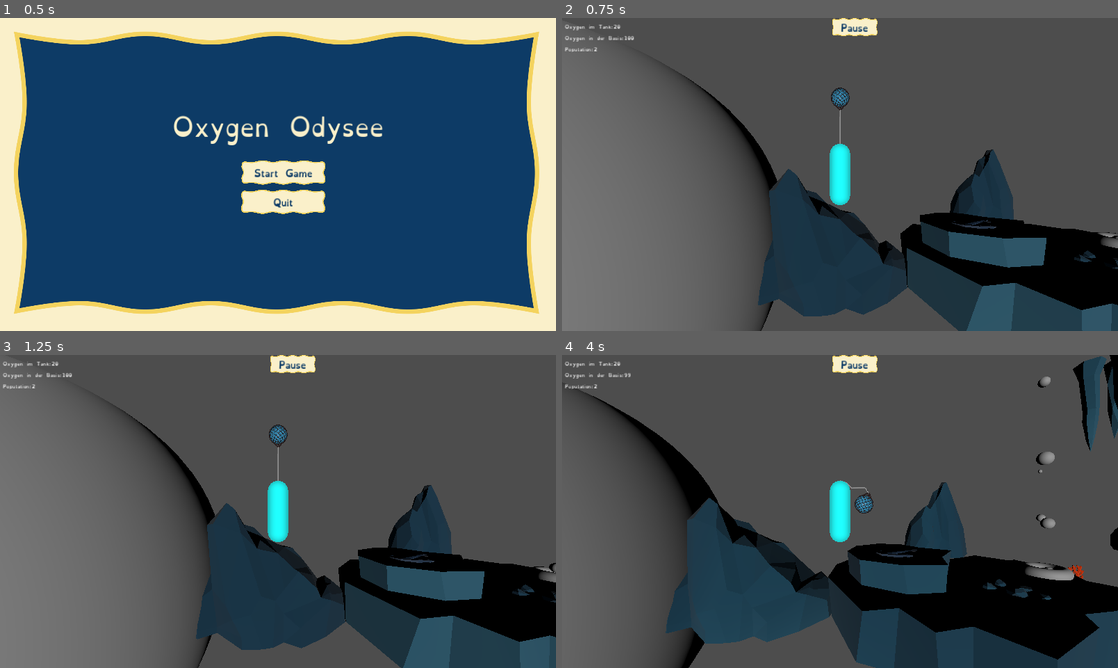
Above: before the commit, frames 1-4 (two rows, left to right).
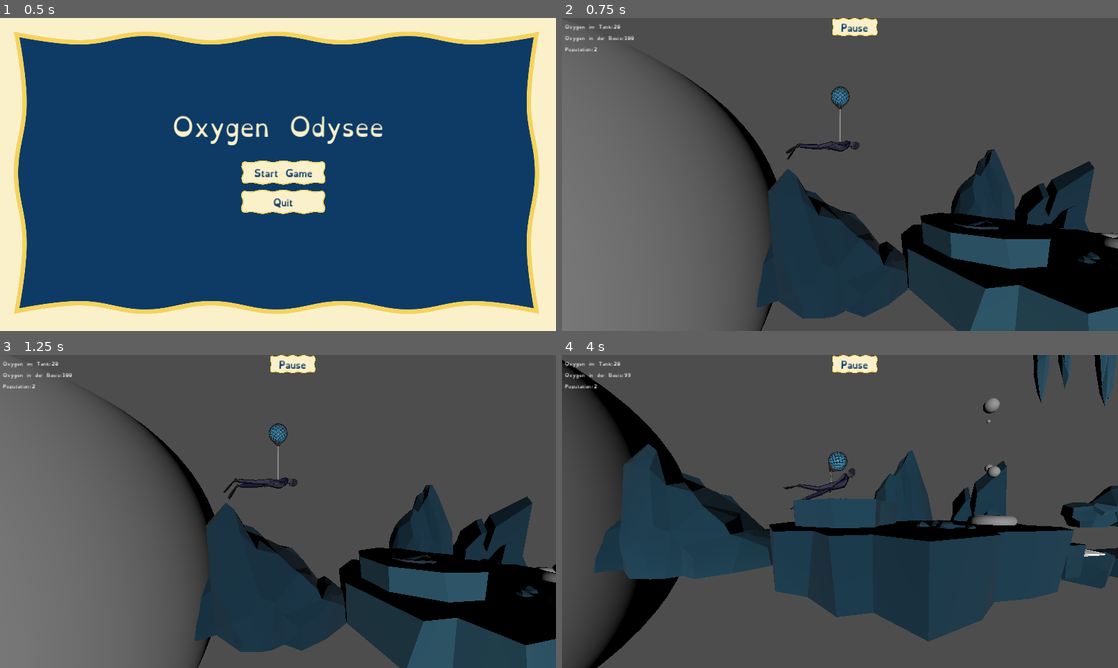
Above: after the commit, the same moments.

Repository: bastifpv/GGJ25
Game: Godot game, scene res://scenes/menu.tscn
Two runs of this game, one before a commit and one after it. Both use one fixed random seed, a clock stepped at 60 frames per second and the inputs below.
Inputs:
- Up to frame 1 (0.5 s): no input
- Up to frame 2 (0.75 s): click "Start Game" at 0.5 s
- Up to frame 3 (1.25 s): no input
- Up to frame 4 (4 s): hold D (right) 1.28-2.03 s; hold S (down) 2.03-2.78 s; hold D (right) 2.78-3.53 s; hold W (up) from 3.53 s (still down)

Frame 1 is identical in both runs. In frame 2, 4.6% of the frame differs, in the area x 19-100%, y 15-100%; in frame 3, 4.5%; in frame 4, 49%, in the area x 0-100%, y 0-100%.

Commit message:
Holy diver 🤿, you've been doen to long in the midnight sea

Diff:
--- a/scenes/diver.tscn
+++ b/scenes/diver.tscn
@@ -4,40 +4,50 @@
 
 [node name="diver" instance=ExtResource("1_1wqy3")]
 
+[node name="metarig" parent="." index="0"]
+transform = Transform3D(-4.37114e-08, 1, -4.37114e-08, 0, -4.37114e-08, -1, -1, -4.37114e-08, 1.91069e-15, -1.24014, 0, 0)
+
 [node name="Skeleton3D" parent="metarig" index="0"]
 bones/0/rotation = Quaternion(0.12582, 1.18262e-07, 1.49989e-08, 0.992053)
 bones/1/rotation = Quaternion(-0.157515, -3.0355e-14, -3.75546e-08, 0.987517)
-bones/2/rotation = Quaternion(0.00208057, 1.12828e-14, 4.96051e-10, 0.999998)
-bones/3/rotation = Quaternion(-0.0734318, -2.37775e-07, -1.78117e-15, 0.9973)
+bones/2/rotation = Quaternion(0.00208057, 1.19482e-14, 4.96051e-10, 0.999998)
+bones/3/rotation = Quaternion(-0.0734318, -2.37775e-07, -1.46567e-15, 0.9973)
 bones/4/rotation = Quaternion(0.4008, 3.27646e-07, 4.7779e-08, 0.916166)
-bones/5/rotation = Quaternion(-0.088111, 1.45673e-13, -4.20146e-08, 0.996111)
+bones/5/rotation = Quaternion(-0.088111, 1.41607e-13, -4.20146e-08, 0.996111)
 bones/6/rotation = Quaternion(-0.184884, -3.51463e-07, -2.20399e-08, 0.98276)
 bones/7/scale = Vector3(1, 1, 1)
-bones/8/rotation = Quaternion(0.182981, 0.713015, -0.253867, 0.627438)
+bones/8/rotation = Quaternion(0.052961, 0.746232, -0.612322, 0.255724)
 bones/8/scale = Vector3(1, 1, 1)
-bones/9/rotation = Quaternion(-0.000363642, -0.0733345, 0.00349236, 0.997301)
-bones/10/rotation = Quaternion(0.114296, 0.00815477, 0.00629684, 0.993393)
+bones/9/rotation = Quaternion(0.123389, -0.0844827, -0.126246, 0.980663)
+bones/10/rotation = Quaternion(0.209126, 0.517947, -0.0722602, 0.826302)
 bones/10/scale = Vector3(1, 1, 1)
-bones/12/rotation = Quaternion(0.182981, -0.713015, 0.253867, 0.627438)
-bones/13/rotation = Quaternion(-0.000363668, 0.0733345, -0.00349236, 0.997301)
+bones/12/rotation = Quaternion(-0.0586967, -0.711095, 0.64803, 0.266375)
+bones/13/rotation = Quaternion(0.171389, 0.0709341, 0.090427, 0.978477)
 bones/13/scale = Vector3(1, 1, 1)
-bones/14/rotation = Quaternion(0.114296, -0.00815477, -0.00629685, 0.993393)
+bones/14/rotation = Quaternion(0.184896, -0.103326, 0.145817, 0.966372)
 bones/14/scale = Vector3(1, 1, 1)
 bones/15/rotation = Quaternion(1.11221e-07, 0.630317, 0.776338, -4.75876e-08)
+bones/16/rotation = Quaternion(1.11221e-07, 0.630317, 0.776338, -4.75876e-08)
 bones/17/rotation = Quaternion(-0.152455, -0.793331, -0.285504, 0.515627)
 bones/17/scale = Vector3(1, 1, 1)
 bones/18/rotation = Quaternion(-0.152455, 0.793331, 0.285504, 0.515627)
 bones/18/scale = Vector3(1, 1, 1)
-bones/19/rotation = Quaternion(0.990977, 2.59942e-09, 2.35916e-07, 0.134029)
-bones/20/rotation = Quaternion(0.0587641, 1.54145e-10, 1.6629e-08, 0.998272)
+bones/19/rotation = Quaternion(0.990496, 0.0309476, -0.00366468, 0.133964)
+bones/20/rotation = Quaternion(0.0587539, 0.00083602, 0.0185842, 0.998099)
 bones/20/scale = Vector3(1, 1, 1)
-bones/22/rotation = Quaternion(-0.0263989, 0.999301, -0.0264446, 0.000617744)
+bones/21/rotation = Quaternion(-0.233354, 0.0861875, -0.0630874, 0.966508)
+bones/22/rotation = Quaternion(-0.0263989, 0.999301, -0.0264446, 0.000617745)
 bones/22/scale = Vector3(1, 1, 1)
 bones/23/rotation = Quaternion(0.681879, 0.724204, -0.0667022, 0.0782334)
 bones/23/scale = Vector3(1, 1, 1)
-bones/25/rotation = Quaternion(0.0587641, 1.54159e-10, -1.13919e-08, 0.998272)
+bones/24/rotation = Quaternion(0.975664, -0.0468118, 0.00945828, 0.214006)
+bones/25/rotation = Quaternion(0.119389, -0.00532607, -0.0304088, 0.992368)
 bones/25/scale = Vector3(1, 1, 1)
-bones/27/rotation = Quaternion(0.0263989, 0.999301, -0.0264446, -0.000617744)
+bones/26/rotation = Quaternion(-0.416427, 0.0255682, 0.0202267, 0.908584)
+bones/27/rotation = Quaternion(0.0263989, 0.999301, -0.0264446, -0.000617741)
 bones/27/scale = Vector3(1, 1, 1)
-bones/28/rotation = Quaternion(-0.681879, 0.724204, -0.0667022, -0.0782334)
+bones/28/rotation = Quaternion(-0.681879, 0.724204, -0.0667023, -0.0782334)
 bones/28/scale = Vector3(1, 1, 1)
+
+[node name="AnimationPlayer" parent="." index="1"]
+autoplay = "idle"
--- a/scenes/startscene.tscn
+++ b/scenes/startscene.tscn
@@ -1,7 +1,6 @@
-[gd_scene load_steps=38 format=3 uid="uid://dmt841w82m1p1"]
+[gd_scene load_steps=37 format=3 uid="uid://dmt841w82m1p1"]
 
 [ext_resource type="Script" path="res://scripts/player.gd" id="1_5xwa5"]
-[ext_resource type="Material" uid="uid://cefhows7qtmxt" path="res://materials/player.tres" id="2_sroli"]
 [ext_resource type="Script" path="res://scripts/balloon.gd" id="3_m8vul"]
 [ext_resource type="PackedScene" uid="uid://cn7axt50y73oj" path="res://scenes/prefabs/rocks/stone-diamond.tscn" id="4_mq807"]
 [ext_resource type="PackedScene" uid="uid://7pagx8jc7aqd" path="res://scenes/prefabs/rocks/rock_large.tscn" id="4_ufqcl"]
@@ -30,6 +29,7 @@
 [ext_resource type="PackedScene" uid="uid://dvgumaasg8gcp" path="res://scenes/prefabs/rocks/stone-round.tscn" id="27_s7028"]
 [ext_resource type="Theme" uid="uid://boiyof61hkrhc" path="res://materials/theme/theme.tres" id="27_ww8tf"]
 [ext_resource type="Script" path="res://scripts/rope.gd" id="28_ccwwl"]
+[ext_resource type="PackedScene" uid="uid://cplgnl1anj6kb" path="res://scenes/diver.tscn" id="30_xbtnc"]
 
 [sub_resource type="TorusMesh" id="TorusMesh_8pnex"]
 inner_radius = 0.252
@@ -44,11 +44,7 @@
 [sub_resource type="SphereShape3D" id="SphereShape3D_qb4oj"]
 
 [sub_resource type="CapsuleShape3D" id="CapsuleShape3D_vv0bg"]
-radius = 0.3
-height = 1.8
-
-[sub_resource type="CapsuleMesh" id="CapsuleMesh_ba1tw"]
-radius = 0.3
+radius = 0.141302
 height = 1.8
 
 [node name="Node3D" type="Node3D"]
@@ -83,6 +79,9 @@
 script = ExtResource("5_1burn")
 bubble_color = Color(0.858824, 0, 0.654902, 1)
 
+[node name="rock-sharp2" parent="Boden" instance=ExtResource("15_sumeq")]
+transform = Transform3D(-0.946604, 0, 0.322398, 0, 1, 0, -0.322398, 0, -0.946604, 13.1948, -0.846959, -5.42688)
+
 [node name="rock-sharp" parent="Boden" instance=ExtResource("15_sumeq")]
 transform = Transform3D(-4.37114e-08, 0, -1, 0, 1, 0, 1, 0, -4.37114e-08, 18.1996, -0.928869, 0.572301)
 
@@ -140,7 +139,7 @@
 transform = Transform3D(1, 0, 0, 0, 1, 0, 0, 0, 1, 12.6725, -1.42262, 3.53185)
 
 [node name="stone-snow" parent="Boden" instance=ExtResource("23_f2f4m")]
-transform = Transform3D(1, 0, 0, 0, 1, 0, 0, 0, 1, 16.2588, 0.0289946, -1.28425)
+transform = Transform3D(1, 0, 0, 0, 1, 0, 0, 0, 1, 16.2794, -0.171946, -2.42855)
 
 [node name="Decke" type="Node3D" parent="."]
 
@@ -263,7 +262,7 @@
 bottom_point = NodePath("../Player")
 
 [node name="Player" type="RigidBody3D" parent="PlayerRig"]
-transform = Transform3D(1, 0, 0, 0, 1, 0, 0, 0, 1, 2.26098, 2.16515, 0)
+transform = Transform3D(1, 0, 0, 0, 1, 0, 0, 0, 1, 2.26098, 2.16515, -0.0821243)
 axis_lock_linear_z = true
 axis_lock_angular_x = true
 axis_lock_angular_y = true
@@ -275,18 +274,20 @@
 script = ExtResource("1_5xwa5")
 
 [node name="CollisionShape3D" type="CollisionShape3D" parent="PlayerRig/Player"]
+transform = Transform3D(-4.37114e-08, -1, 0, 1, -4.37114e-08, 0, 0, 0, 1, -0.313709, 0.839688, 0.101654)
 shape = SubResource("CapsuleShape3D_vv0bg")
 
 [node name="Camera3D" type="Camera3D" parent="PlayerRig/Player"]
 transform = Transform3D(1, 0, 0, 0, 1, 0, 0, 0, 1, 0, 0, 6)
 
-[node name="Player" type="MeshInstance3D" parent="PlayerRig/Player"]
-material_override = ExtResource("2_sroli")
-mesh = SubResource("CapsuleMesh_ba1tw")
-skeleton = NodePath("../../..")
+[node name="diver" parent="PlayerRig/Player" instance=ExtResource("30_xbtnc")]
+transform = Transform3D(1, 0, 0, 0, 1, 0, 0, 0, 1, 0, 0.838893, 0.106693)
 
 [node name="DirectionalLight3D" type="DirectionalLight3D" parent="PlayerRig/Player"]
 transform = Transform3D(1, 0, 0, 0, 1, 0, 0, 0, 1, 0, 0, 8.28448)
+
+[node name="coral-small_orange" parent="." instance=ExtResource("5_sfw8e")]
+transform = Transform3D(-0.995897, 0, 0.0904936, 0, 1, 0, -0.0904936, 0, -0.995897, 7.77056, -0.449376, -2.28277)
 
 [connection signal="oxygenBaseChange" from="Control/MarginContainer" to="Control" method="recieveOxygenBase"]
 [connection signal="oxygenTankChange" from="Control/MarginContainer" to="Control" method="recieveOxygenTank"]
--- a/scripts/player.gd
+++ b/scripts/player.gd
@@ -1,23 +1,43 @@
 extends RigidBody3D
 
+@export var idle_anim: String = "idle"
+var ap: AnimationPlayer
 var force = 1500
+var targetDirection = Vector3.ZERO
 
 func _ready():
+	ap = $diver/AnimationPlayer
+	ap.autoplay = idle_anim
 	return
 
 # Called every frame. 'delta' is the elapsed time since the previous frame.
 func _process(delta: float):
 	var add_vec = Vector3.ZERO
+	targetDirection.z = 0
+	var cur_anim = ap.current_animation
+	var new_anim = idle_anim
 	if Input.is_action_pressed("up"):
+		targetDirection.z = 45
 		add_vec.y += force
+		new_anim = "swim"
 	if Input.is_action_pressed("down"):
+		targetDirection.z = -45
 		add_vec.y -= force
+		new_anim = "swim"
 	if Input.is_action_pressed("right"):
+		targetDirection.y = 0
 		add_vec.x += force
+		new_anim = "swim"
 	if Input.is_action_pressed("left"):
+		targetDirection.y = 180
 		add_vec.x -= force
+		new_anim = "swim"
 
 	apply_central_force(add_vec * delta)
+	$diver.rotation_degrees = lerp($diver.rotation_degrees, targetDirection, delta * 2)
+	if new_anim != cur_anim:
+		print(new_anim, cur_anim)
+		ap.play(new_anim)
 
 
 func _on_body_entered(body: Node) -> void:
